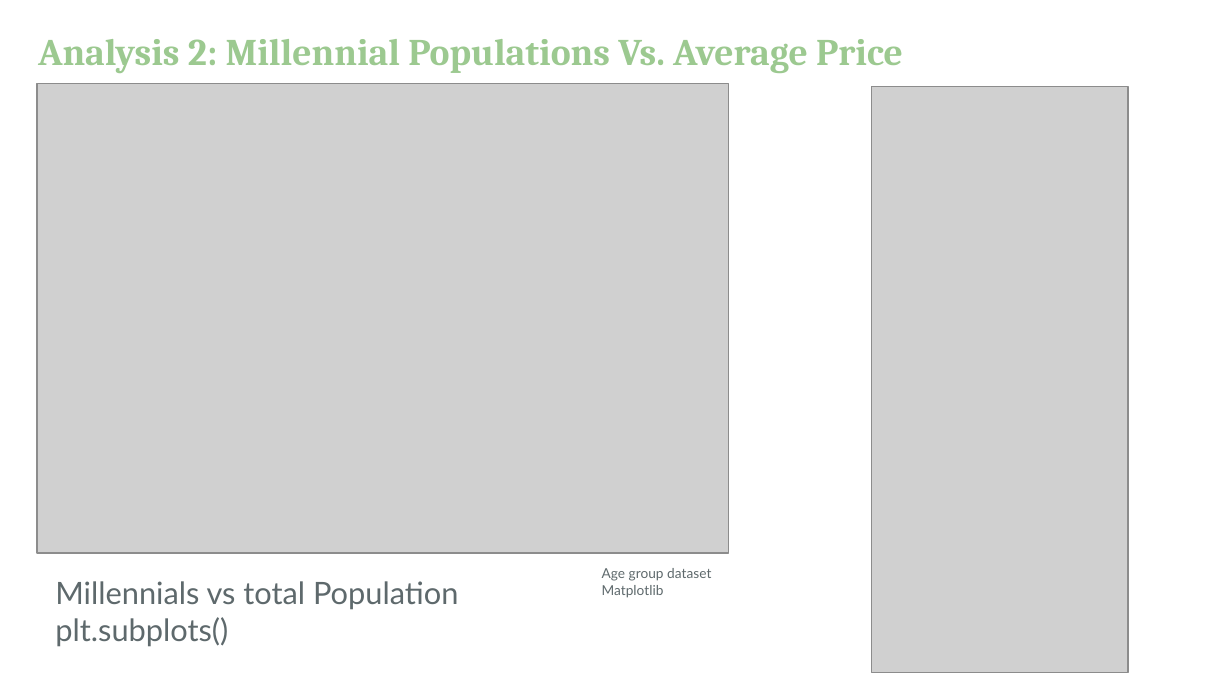
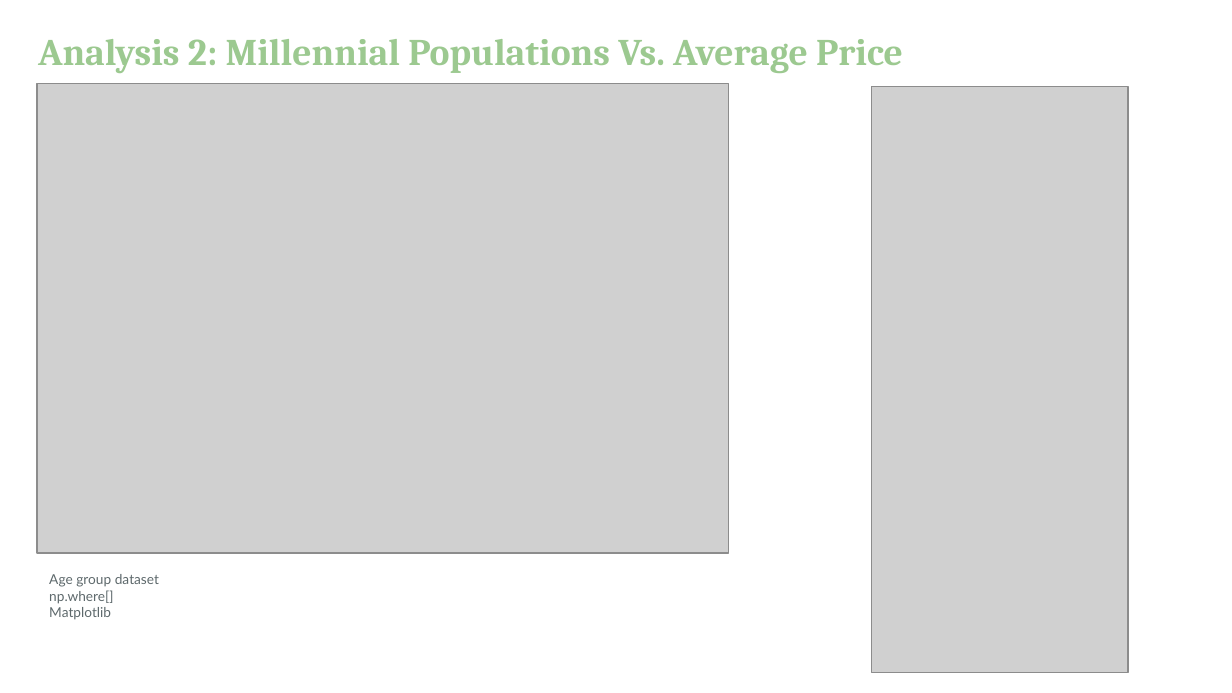
Before and after one commit to lauragtz/project_one, a slide deck: slide 12 of Avocado Presentation.pptx. Drawn at 1232x693 pixels with LibreOffice and Linux fonts; fonts in the diff are those of the drawing; grey boxes stand for pictures. Boxes give left, top, right and bottom in pixels: in the first picture for what was removed or moved away, otherwise in the second. Text is boxed around its words. In the diff, an @@ line names an element or a change of style, - is before the commit and + after.

```diff
--- a/Avocado Presentation.pptx
+++ b/Avocado Presentation.pptx
@@ text "Age group dataset": place and size @@
-text "Age group dataset" at box(602, 568, 711, 598)
+text "Age group dataset" at box(49, 574, 159, 620)
@@ text at box(49, 590, 113, 604): paragraph added @@
+np.where[]
@@ text removed at box(55, 581, 459, 647) @@
-Millennials vs total Population
-plt.subplots()
```
Also in this commit, not shown: 6 other slides changed, 1 slide added, 8 other files.
